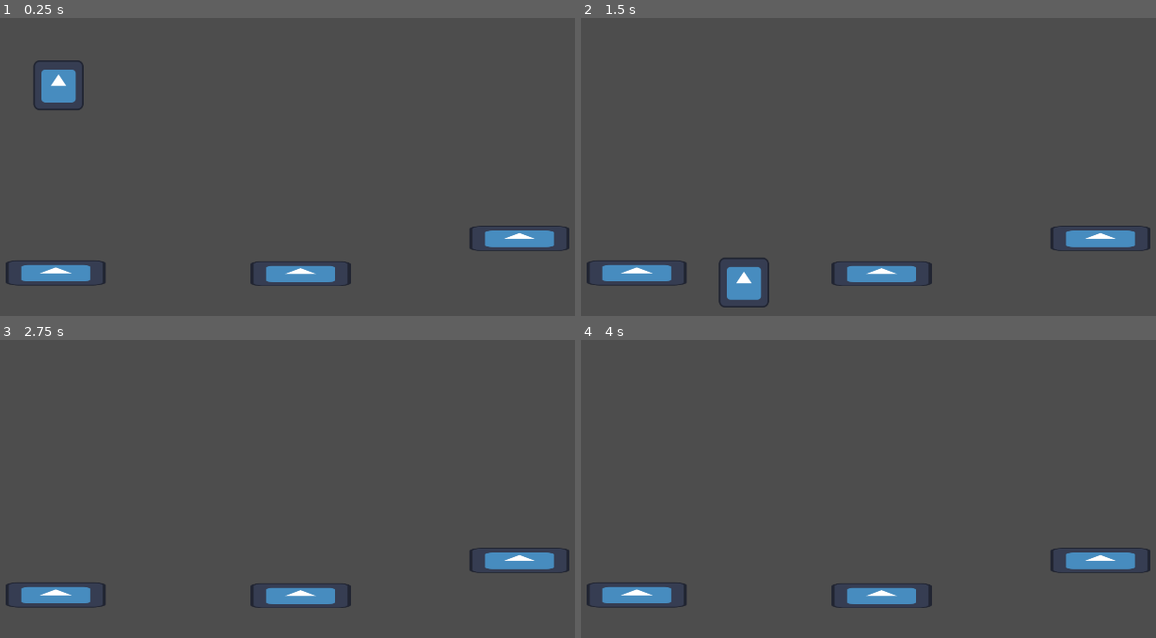
Above: before the commit, frames 1-4 (two rows, left to right).
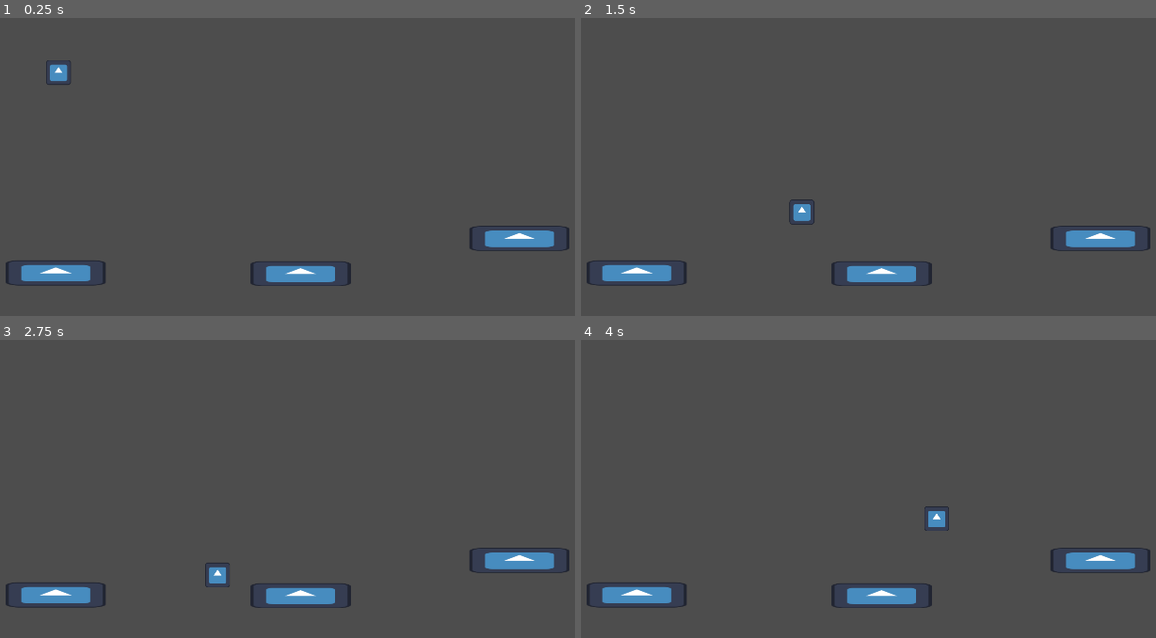
Above: after the commit, the same moments.

Repository: charliegregg/TriJamTTT
Game: Godot game, scene res://scenes/main.tscn
The game is run twice, just before and just after one commit, with the same random seed, the same clock (stepped at 60 frames per second) and the same inputs. The engine's default icon, where the game draws it, is replaced by a stand-in: a white triangle on a blue panel in a dark square.
Inputs:
- Up to frame 1 (0.25 s): no input
- Up to frame 2 (1.5 s): hold D (move_right) from 0.53 s (still down); tap Space (move_jump) at 0.77 s
- Up to frame 3 (2.75 s): tap Space (move_jump) at 1.52 s; release D (move_right) at 2.03 s; hold A (move_left) from 2.03 s (still down)
- Up to frame 4 (4 s): release A (move_left) at 2.78 s; hold D (move_right) from 2.78 s (still down); tap Space (move_jump) at 3.02, 3.77 s

The runs differ from the first frame. In frame 1, 0.8% of the frame differs, in the area x 5-15%, y 14-31%; in frame 2, 1.1%, in the area x 23-41%, y 60-98%; in frame 3, 0.2%; in frame 4, 0.2%.

Commit message:
platforming changes

Diff:
--- a/scenes/main.tscn
+++ b/scenes/main.tscn
@@ -16,3 +16,7 @@
 
 [node name="Player" parent="." instance=ExtResource("2_p316p")]
 position = Vector2(260, 216)
+scale = Vector2(0.5, 0.5)
+speed = 7000
+coyote = 0.05
+jump_cancel_speed = 2
